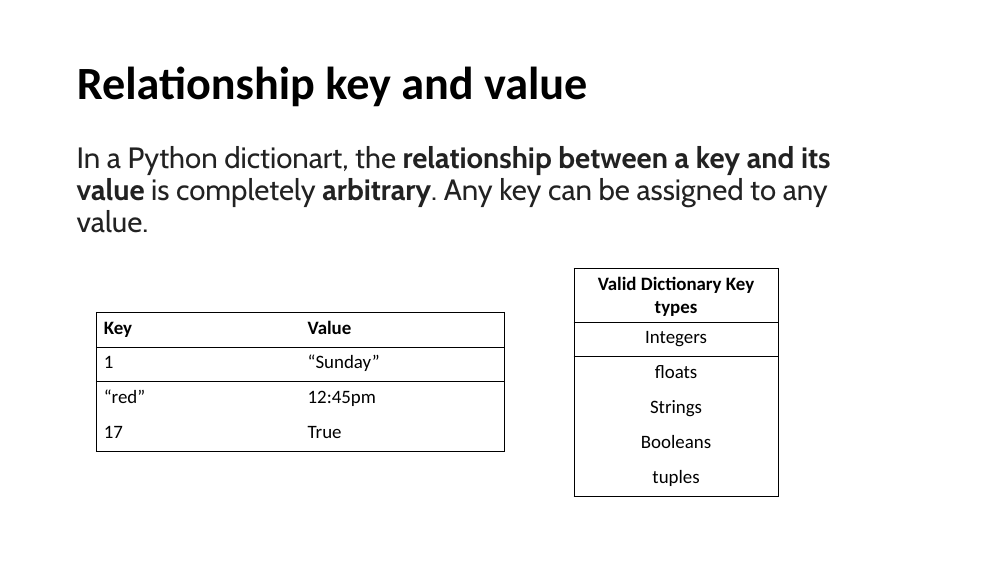
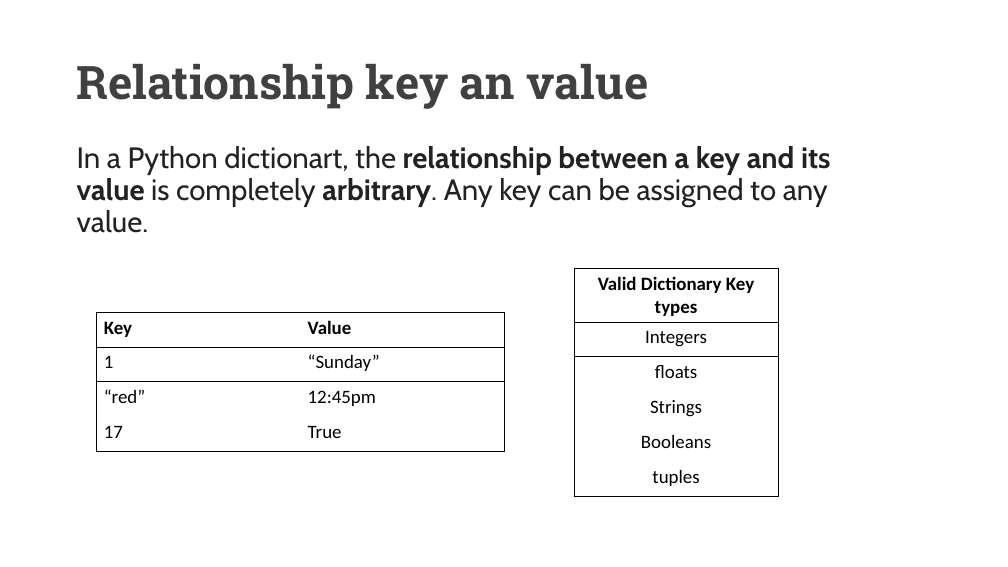
Before and after one commit to UCLL-PR2/exercises, a slide deck: slide 10 of 03-iterable&generators/programming2_iterable.pptx. Drawn at 1008x567 pixels with LibreOffice and Linux fonts; fonts in the diff are those of the drawing. Boxes give left, top, right and bottom in pixels: in the first picture for what was removed or moved away, otherwise in the second. Text is boxed around its words. In the diff, an @@ line names an element or a change of style, - is before the commit and + after.

```diff
--- a/03-iterable&generators/programming2_iterable.pptx
+++ b/03-iterable&generators/programming2_iterable.pptx
@@ title at (77,64,648,109): text changed; font Calibri to Roboto Slab; text colour #000000 to #404040 @@
-Relationship key and value
+Relationship key an value
```
Also in this commit, not shown: 25 other slides changed, 5 slides added, 1 slide removed.
